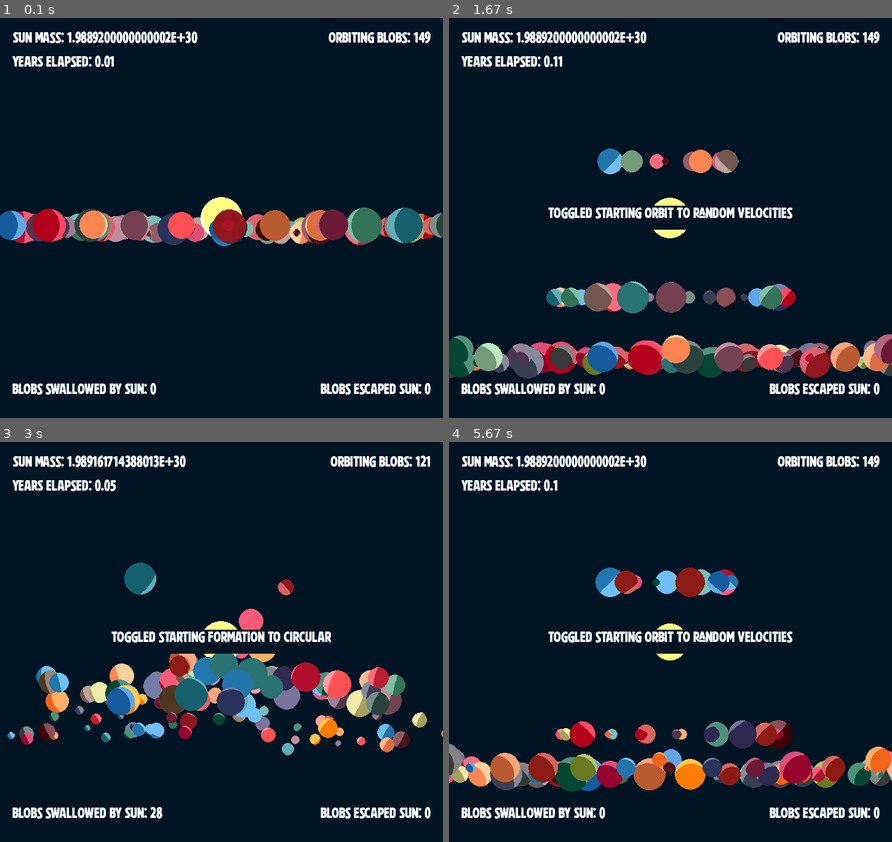
Above: before the commit, frames 1-4 (two rows, left to right).
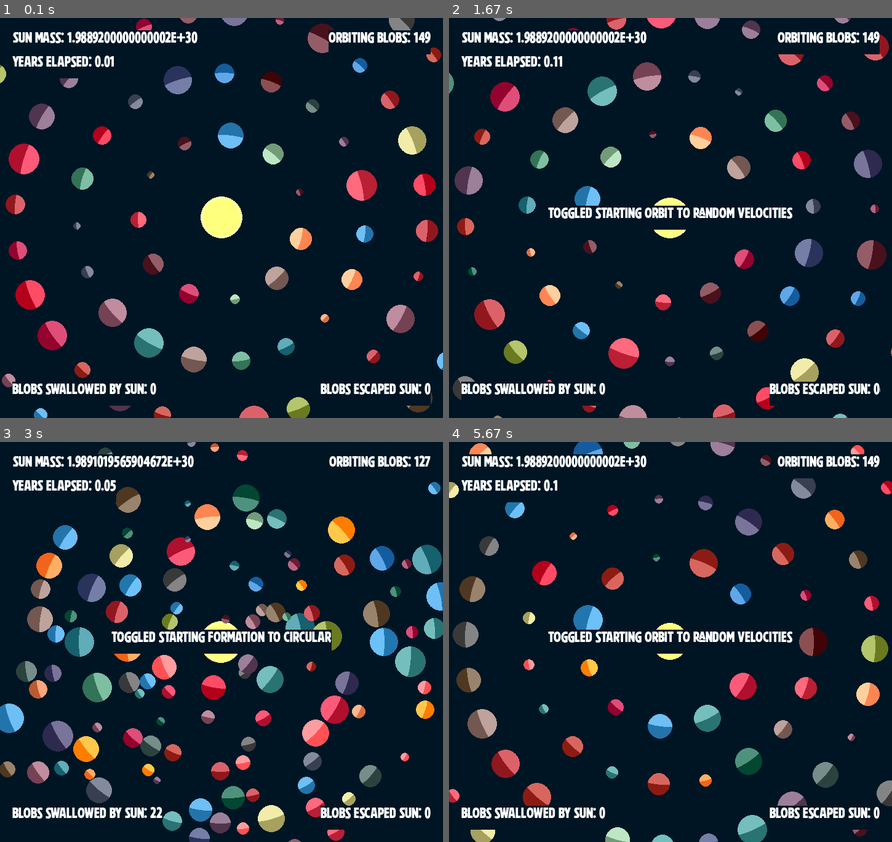
Above: after the commit, the same moments.

Repository: jmottster/newton
Game: pygame game, started from main.py
Same seed, same stepped clock (60 frames per second), same inputs: the game is played once before the commit and once after it.
Inputs:
- Up to frame 1 (0.1 s): no input
- Up to frame 2 (1.67 s): hold D 0.33-0.8 s; hold W 0.83-1.13 s; hold D 1.17-1.63 s
- Up to frame 3 (3 s): hold A 1.67-2.2 s; hold S 2.23-2.53 s; hold A 2.57-2.97 s
- Up to frame 4 (5.67 s): hold W 3-3.37 s; hold D 3.4-4.03 s; hold S 4.07-4.43 s; hold D 4.97-5.43 s; hold W from 5.47 s (still down); tap Space at 5.53 s

The runs differ from the first frame. In frame 1, 16% of the frame differs, in the area x 0-100%, y 0-100%; in frame 2, 19%; in frame 3, 27%; in frame 4, 19%.

Commit message:
moved class FPS to blob_runner, tweaked blob_potter code, added full commenting to massive_blob and blob_surface

Diff:
--- a/newtons_blobs/__init__.py
+++ b/newtons_blobs/__init__.py
@@ -1,7 +1,7 @@
 """
 Newton's Laws, a simulator of physics at the scale of space
 
-The class that runs the application
+Package init file
 
 by Jason Mott, copyright 2024
 """
@@ -16,7 +16,7 @@
 
 
 from .globals import *
-from .resources import resource_path, FPS
+from .resources import resource_path
 from .blob_runner import BlobRunner
 from .blob_plotter import BlobPlotter
 from .massive_blob import MassiveBlob
--- a/newtons_blobs/blob_plotter.py
+++ b/newtons_blobs/blob_plotter.py
@@ -119,9 +119,11 @@
         # Blob placement grid, either square (if SQUARE_BLOB_PLOTTER True) or circular . . .
 
         # Interators for square grid placement
-        y_count = 0
+        y_count = 2
         y_turns = 0
         x_turns = 1
+        x += blob_partition
+        y -= blob_partition
 
         # Interators for circular grid placement, blobs will be placed in ever
         # increasing sized circles around the center blob
@@ -251,7 +253,7 @@
             phi = math.atan2(dy, dx)
 
             # Add some chaos to starting trajectory
-            theta = theta - (math.pi * 0.25)
+            # theta = theta - (math.pi * 0.15)
             # turn 90 degrees from pointing center for begining velocity (orbit)
             phi = phi - (math.pi * 0.5)
 
@@ -266,11 +268,11 @@
                 BlobSurface(radius, COLORS[color], universe),
                 mass,
                 x,
+                y,
                 z,
-                y,
                 velocityx,
+                velocityy,
                 velocityz,
-                velocityy,
             )
             self.blobs[i + 1] = new_blob
 
@@ -339,8 +341,6 @@
                     # These are not used, and probably out of date.
                     # Might just scrap them altogether.
                     # blob1.edge_detection(wrap)
-                    # Turn on floor gravity (experimental)
-                    # blob1.floor_gravity(G)
 
         # Do the center blob by itself because we want all blobs to be under its gravitational pull
         for i in range(1, len(self.blobs)):
--- a/newtons_blobs/blob_runner.py
+++ b/newtons_blobs/blob_runner.py
@@ -8,7 +8,7 @@
 
 import pygame
 
-from .resources import resource_path, FPS
+from .resources import resource_path
 from .blob_plotter import BlobPlotter
 from .globals import *
 
@@ -19,6 +19,27 @@
 __maintainer__ = "Jason Mott"
 __email__ = "github@jasonmott.com"
 __status__ = "In Progress"
+
+
+class FPS:
+    def __init__(self):
+        self.clock = pygame.time.Clock()
+        self.font = pygame.font.Font(resource_path(DISPLAY_FONT), STAT_FONT_SIZE)
+        self.text = self.font.render(
+            f"FPS {round(self.clock.get_fps(), 2)}",
+            True,
+            (255, 255, 255),
+            BACKGROUND_COLOR,
+        )
+
+    def render(self, display, x, y):
+        self.text = self.font.render(
+            f"FPS {round(self.clock.get_fps(), 2)}",
+            True,
+            (255, 255, 255),
+            BACKGROUND_COLOR,
+        )
+        display.blit(self.text, (x, y))
 
 
 class BlobRunner:
--- a/newtons_blobs/blob_surface.py
+++ b/newtons_blobs/blob_surface.py
@@ -1,7 +1,7 @@
 """
 Newton's Laws, a simulator of physics at the scale of space
 
-Class file for building the blob objects for display
+Class for building the blob objects for display
 
 by Jason Mott, copyright 2024
 """
@@ -42,19 +42,22 @@
     as best they can. :)
 
     resize(radius)
-        radius: float the new size
+        radius: float
         Sets a new radius for this blob
-    get_rect()
-        Get the Rect object for this Surface
-    draw(screen, pos=None)
-        Draws this blob to the given screen, with the given posision (or uses posision already set)
+    update_center_blob
+        Sets the x,y,z of the center blob for reference
+    draw(pos=None, lighting=True)
+        Draws this blob to the universe surface, with the given posision (or uses posision already set),
+        send (pos,False) to turn off lighting effects
+    draw_as_center_blob((pos=None,lighting=True)
+        Draw the blob to the universe surface as the center blob (special glowing effect, no light/shade effect)
+        send (pos,False) to turn off glowing effect
 
 
     """
 
     __slots__ = (
         "universe",
-        "LIGHT_RADIUS_MULTI",
         "radius",
         "width_center",
         "height_center",
@@ -63,10 +66,6 @@
         "animation_scale_div",
         "animation_cache_size",
         "animation_radius",
-        "animation_small_radius",
-        "animation_width_center",
-        "animation_height_center",
-        "rect",
         "color",
         "colorkey",
         "light_radius",
@@ -80,16 +79,15 @@
         "shade_index",
         "alpha_image",
         "mask_image",
-        "parent_blob",
     )
 
     center_blob_x = UNIVERSE_SIZE_W / 2
     center_blob_y = UNIVERSE_SIZE_H / 2
     center_blob_z = UNIVERSE_SIZE_D / 2
+    LIGHT_RADIUS_MULTI = 6
 
     def __init__(self, radius, color, universe):
         self.universe = universe
-        self.LIGHT_RADIUS_MULTI = 6
         self.radius = radius
         # Double size of box, because radius can get twice the size
         self.width_center = radius + (radius)
@@ -99,16 +97,7 @@
         self.position = (0, 0, 0)
         self.animation_scale_div = 0.15
         self.animation_cache_size = round(1 / self.animation_scale_div)
-        self.animation_radius = self.radius * self.LIGHT_RADIUS_MULTI
-        self.animation_small_radius = self.animation_radius * (
-            0.1 + self.animation_scale_div
-        )
-        self.animation_width_center = self.width_center * self.LIGHT_RADIUS_MULTI
-        self.animation_height_center = self.height_center * self.LIGHT_RADIUS_MULTI
-        self.rect = pygame.Rect(
-            (self.position[0], self.position[1]),
-            (self.width_center * 2, self.height_center * 2),
-        )
+        self.animation_radius = self.radius * BlobSurface.LIGHT_RADIUS_MULTI
         self.color = color
         self.colorkey = (0, 0, 0)
         self.light_radius = self.animation_radius
@@ -122,36 +111,23 @@
         self.shade_index = self.animation_cache_size
         self.alpha_image = None
         self.mask_image = None
-        self.parent_blob = self.draw_blob()
         self.draw_alpha_image()
         self.draw_mask()
 
     def resize(self, radius):
-        # Self explanotory, I think. A way to resize without having to delete and reinstantiate
+        """Update the radius"""
         self.radius = radius
 
     def update_center_blob(self, x, y, z):
+        """Update the x,y,z of the center blob (the blob all other blobs get lighting from)"""
         BlobSurface.center_blob_x = x
         BlobSurface.center_blob_y = y
         BlobSurface.center_blob_z = z
 
-    def get_rect(self):
-        return self.rect
-
-    def draw_blob(self):
-        # Create the main blob this instance will represent. For now, just drawing to self,
-        # not to any screen. This is created only once per instance no matter how many times
-        # it is drawn. Called in the constructor.
-        self.fill(self.colorkey)
-        pygame.draw.circle(
-            self, self.color, (self.width_center, self.height_center), self.radius
-        )
-        pygame.Surface.set_colorkey(self, self.colorkey)
-
     def draw_alpha_image(self):
-        # Create/draw the prerequisite for the mask. Called from get_lighting_blob()
-        # for each draw, but also in the constructor because it's needed to create the mask.
-        # Created the first time it's called, just a fill and draw every time after.
+        """Create/draw the prerequisite for the mask. Called from get_lighting_blob()
+        for each draw, but also in the constructor because it's needed to create the mask.
+        Created the first time it's called, just a fill and draw every time after."""
 
         if self.alpha_image is None:
             self.alpha_image = self.subsurface(
@@ -162,9 +138,9 @@
         self.alpha_image.fill(self.color)
 
     def draw_mask(self):
-        # Create/draw the mask, which will hide the parts of the overlay that go beyond the boundary
-        # of the main blob. This is called in the constructor and from get_lighting_blob().
-        # Created the first time it's called, just a fill and draw every time after.
+        """Create/draw the mask, which will hide the parts of the overlay that go beyond the boundary
+        of the main blob. This is called in the constructor and from get_lighting_blob().
+        Created the first time it's called, just a fill and draw every time after."""
         if self.mask_image is None:
             self.mask_image = pygame.Surface(self.get_size(), pygame.SRCALPHA)
 
@@ -177,9 +153,11 @@
         )
 
     def draw_light(self):
-        # Create/draw the overlay the will add shine to the blob in the direction of the center blob.
-        # Called in the constructor and from check_animation_radius().
-        # Created the first time it's called, just a fill and draw every time after.
+        """Create/draw the overlay the will add shine to the blob in the direction of the center blob.
+        Called from check_animation_radius().
+        This is an array of cached sizes, selected via the value of self.light_index.
+        Each is created the first time it's called, and just a fill and draw every time after.
+        """
         if self.light_cache[self.light_index] is None:
             width = self.light_radius * 2
             height = self.light_radius * 2
@@ -200,9 +178,11 @@
         self.light_radius = self.light_cache[self.light_index].get_width() / 2
 
     def draw_shade(self):
-        # Create/draw the overlay the will add shade (true color of blob) to the blob in the opposite
-        # direction of the center blob. Called in the constructor and from check_animation_radius().
-        # Created the first time it's called, just a fill and draw every time after.
+        """Create/draw the overlay the will add shade (true color of blob) to the blob in the opposite
+        direction of the center blob. Called from check_animation_radius().
+        This is an array of cached sizes, selected via the value of self.light_index.
+        Each is created the first time it's called, and just a fill and draw every time after.
+        """
         if self.shade_cache[self.shade_index] is None:
             width = self.shade_radius * 2
             height = self.shade_radius * 2
@@ -223,9 +203,9 @@
         self.shade_radius = self.shade_cache[self.shade_index].get_width() / 2
 
     def get_lighting_blob(self):
-        # Create the final package for drawing. This puts all the peices together. Everything
-        # is cached for every call, it just does a fill/draw on all the peices. This is called
-        # by the draw() method.
+        """Create the final package for drawing. This puts all the peices together. Everything
+        is cached for every call, it just does a fill/draw on all the peices. This is called
+        by the draw() method."""
 
         self.draw_alpha_image()
         self.draw_mask()
@@ -258,9 +238,9 @@
         return self.alpha_image
 
     def check_animation_radius(self, z):
-        # This points the lighted up side of the blob toward the center
-        # blob, the shade side opposite of the center blob, and ensures
-        # radius is honering z depth and realistic curvature.
+        """This points the lighted up side of the blob toward the center
+        blob, the shade side opposite of the center blob, and ensures
+        radius is honering z depth and realistic curvature."""
         scale_zone_start = BlobSurface.center_blob_z * 0.95
         scale_zone = scale_zone_start * 0.2
         scale_zone_stop = scale_zone_start - scale_zone
@@ -269,8 +249,6 @@
 
         if z > 0 and z < BlobSurface.center_blob_z * 2:
             diff = BlobSurface.center_blob_z - abs(BlobSurface.center_blob_z - z)
-
-        real_diff = diff
 
         if diff < scale_zone_start:
 
@@ -306,10 +284,10 @@
         self.draw_shade()
 
     def get_lighting_direction(self):
-        # Get the x,y,z coordinates for the center of the overlay. This will point to the
-        # center blob relative to offset of the main blob center in this instance (i.e., if a line were draw between the center of
-        # the main blob and the center of the overlay, the offset would point to the center blob). This is called by the get_lighting_blob()
-        # method.
+        """Get the x,y,z coordinates for the center of the overlay. This will point to the
+        center blob relative to offset of the main blob center in this instance (i.e., if a line were drawn between the center of
+        the main blob and the center of the overlay, the offset would point to the center blob). This is called by the get_lighting_blob()
+        method."""
         x1 = self.position[0]
         y1 = self.position[1]
         z1 = self.position[2]
@@ -334,7 +312,7 @@
         return (lx, ly, sx, sy)
 
     def draw(self, pos=None, lighting=True):
-        # Draw the blob to the screen.
+        """Draw the blob to the universe surface. Send pos,False to turn off lighting effects"""
         if pos is not None:
             self.position = pos
 
@@ -372,6 +350,8 @@
         # )
 
     def draw_as_center_blob(self, pos=None, lighting=True):
+        """Draw the blob to the universe surface as the center blob (special glowing effect, no light/shade effect)
+        pos,False to turn off glowing effect"""
         if pos is not None:
             self.position = pos
 
--- a/newtons_blobs/massive_blob.py
+++ b/newtons_blobs/massive_blob.py
@@ -1,13 +1,12 @@
 """
 Newton's Laws, a simulator of physics at the scale of space
 
-Class file for blobs that will interact with each other (like planets and stars)
+Class file for the physics attributes of blobs that will interact with each other (like planets and stars)
 
 by Jason Mott, copyright 2024
 """
 
-import math, random
-import pygame
+import math
 from .globals import *
 from .blob_surface import BlobSurface
 
@@ -22,18 +21,18 @@
 
 class MassiveBlob:
     """
-    A class used to represent a massive space blob like a planet or a star
+    A class used to represent a massive space blob's physics related attributes
+
+    A massive blob is like a planet or a star
 
     Attributes
     ----------
-    screen : pygame.Surface
-        the main surface everything will be drawn on
+    universe_size : float
+        the size of the universe in pixles (this size is cubed for full environment size)
     name : str
         a string to identify the blob
-    color : tuple
-        a three value tuple for RGB color value of blob
-    radius : int
-        the size of the blob, by radius value
+    blob_surface : BlobSurface
+        the object responsible for drawing blob and maintaining visual attributes
     mass : float
         the mass of the object -- use planet scale kg values (see global min and max values)
     x : int
@@ -51,35 +50,36 @@
 
     Methods
     -------
+
+    grid_key()
+        Returns an x,y,z tuple indicating this blob's position in the proximity grid (not the display screen)
+    draw()
+        Tells the instance to call draw on the BlobSurface instance
     advance()
-        applies velocity to blob, changing its x,y coordinates for next frame draw
+        Applies velocity to blob, changing its x,y coordinates for next frame draw
+        fake_blob_z()
+            Called by advance(), adjusts radius size to fake a near/close 3d effect according the the z position
 
     edge_detection(wrap)
         Checks to see if blob is hitting the edge of the screen, and reverses velocity if so
         or it wraps to other end of screen if wrap==True (wrap currently not working)
 
     collision_detection(blob)
-        Check to see if this blob is coliding with provided blob, and adjusts velocity of each
+        Checks to see if this blob is coliding with provided blob, and adjusts velocity of each
         according to Newton's Laws
 
     gravitational_pull(blob, g)
-        Changes velocity of self in relation to gravitational pull with provided blob
+        Changes velocity of self and provided blob in relation to gravitational pull with each other.
         g is the Gravitational Constant to be applied to equation
     """
 
     __slots__ = (
-        "universe_size",
+        "universe_size_width",
+        "universe_size_height",
         "scaled_universe_width",
         "scaled_universe_height",
-        "scaled_universe_size_squared_x",
-        "scaled_universe_size_squared_y",
-        "scaled_universe_size_half_x",
-        "scaled_universe_size_half_y",
-        "scaled_universe_size_eighth_x",
-        "scaled_universe_size_eighth_y",
-        "GRAVITATIONAL_RANGE",
+        "scaled_universe_size_half_z",
         "name",
-        "color",
         "radius",
         "scaled_radius",
         "mass",
@@ -100,23 +100,19 @@
     center_blob_x = UNIVERSE_SIZE_W / 2
     center_blob_y = UNIVERSE_SIZE_H / 2
     center_blob_z = UNIVERSE_SIZE_D / 2
+    GRAVITATIONAL_RANGE = 0
 
     def __init__(self, universe_size, name, blob_suface, mass, x, y, z, vx, vy, vz):
-        self.universe_size = universe_size
+        self.universe_size_width = universe_size
+        self.universe_size_height = universe_size
         self.scaled_universe_width = universe_size * SCALE_UP
         self.scaled_universe_height = universe_size * SCALE_UP
-
-        self.scaled_universe_size_squared_x = self.scaled_universe_width * 2
-        self.scaled_universe_size_squared_y = self.scaled_universe_height * 2
-        self.scaled_universe_size_half_x = self.scaled_universe_width / 2
-        self.scaled_universe_size_half_y = self.scaled_universe_height / 2
-        self.scaled_universe_size_eighth_x = self.scaled_universe_width / 8
-        self.scaled_universe_size_eighth_y = self.scaled_universe_height / 8
-        self.GRAVITATIONAL_RANGE = self.scaled_universe_size_eighth_y * 6
+        self.scaled_universe_size_half_z = self.scaled_universe_height / 2
+        if MassiveBlob.GRAVITATIONAL_RANGE == 0:
+            MassiveBlob.GRAVITATIONAL_RANGE = (self.scaled_universe_height / 8) * 6
 
         self.name = name
         self.blob_suface = blob_suface
-        self.color = blob_suface.color
         self.radius = blob_suface.radius
         self.scaled_radius = self.radius * SCALE_UP
         self.mass = mass
@@ -138,6 +134,7 @@
         self.fake_blob_z()
 
     def grid_key(self):
+        """Returns an x,y,z tuple indicating this blob's position in the proximity grid (not the display screen)"""
         x = int((self.x * SCALE_DOWN) / GRID_CELL_SIZE)
         y = int((self.y * SCALE_DOWN) / GRID_CELL_SIZE)
         z = int((self.z * SCALE_DOWN) / GRID_CELL_SIZE)
@@ -164,6 +161,7 @@
         )
 
     def draw(self):
+        """Tells the instance to call draw on the BlobSurface instance"""
         x = self.x * SCALE_DOWN
         y = self.y * SCALE_DOWN
         z = self.z * SCALE_DOWN
@@ -180,16 +178,19 @@
             )
 
     def fake_blob_z(self):
-        # alters viewed radius to show perspective (closer=bigger/further=smaller)
-        diff = self.scaled_universe_size_half_y - self.z
+        """Called by advance(), adjusts radius size to to show perspective
+        (closer=bigger/further=smaller), a 3d effect according the the z position"""
+        diff = self.scaled_universe_size_half_z - self.z
 
         self.scaled_radius = self.orig_radius[0] + (
-            self.orig_radius[1] * (diff / self.scaled_universe_size_half_y)
+            self.orig_radius[1] * (diff / self.scaled_universe_size_half_z)
         )
         self.radius = round(self.scaled_radius * SCALE_DOWN)
         self.blob_suface.resize(self.radius)
 
     def advance(self):
+        """Applies velocity to blob, changing its x,y coordinates for next frame draw"""
+
         # Advace x by velocity (one frame, with TIMESTEP elapsed time)
         self.x += self.vx * TIMESCALE
 
@@ -202,6 +203,8 @@
         self.fake_blob_z()
 
     def edge_detection(self, wrap):
+        """Checks to see if blob is hitting the edge of the screen, and reverses velocity if so
+        or it wraps to other end of screen if wrap==True (wrap currently not working)"""
         if wrap:
             # TODO fix wraping for scale
             # Move real x to other side of screen if it's gone off the edge
@@ -218,8 +221,8 @@
 
         else:
             zero = 0
-            universe_size_w = self.universe_size
-            universe_size_h = self.universe_size
+            universe_size_w = self.universe_size_width
+            universe_size_h = self.universe_size_height
             scaled_universe_size_w = self.scaled_universe_width
             scaled_universe_size_h = self.scaled_universe_height
 
@@ -261,6 +264,8 @@
                 self.vz = self.vz * 0.995
 
     def collision_detection(self, blob):
+        """Checks to see if this blob is coliding with provided blob, and adjusts velocity of each
+        according to Newton's Laws"""
         dd = self.orig_radius[0] + blob.orig_radius[0]
         if abs(blob.x - self.x) > dd:
             return
@@ -328,17 +333,16 @@
                     smaller_blob.swallowed = True
 
     def gravitational_pull(self, blob, g):
-        # Get distance between blobs, and cross over distance
-        # where gravity stops (to keep blobs from gluing to each other)
+        """Changes velocity of self and provided blob in relation to gravitational pull with each other.
+        g is the Gravitational Constant to be applied to equation"""
+
         dx = blob.x - self.x
         dy = blob.y - self.y
         dz = blob.z - self.z
         dd = (self.orig_radius[0] * 0.90) + blob.orig_radius[0]
         d = math.sqrt((dx**2) + (dy**2) + (dz**2))
 
-        # if two blobs are within gravitational range of each other,
-        # and not overlapping too much
-        if d < self.GRAVITATIONAL_RANGE and d > 0:
+        if d < MassiveBlob.GRAVITATIONAL_RANGE and d > 0:
             F = g * self.mass * blob.mass / d**2
 
             theta = math.acos(dz / d)
@@ -356,23 +360,7 @@
             blob.vy -= fdy / blob.mass * TIMESCALE
             blob.vz -= fdz / blob.mass * TIMESCALE
 
-        elif d > self.GRAVITATIONAL_RANGE and self.name == CENTER_BLOB_NAME:
+        elif d > MassiveBlob.GRAVITATIONAL_RANGE and self.name == CENTER_BLOB_NAME:
             # If out of Sun's gravitational range, kill it
             blob.dead = True
             blob.escaped = True
-
-    def floor_gravity(self, g):
-        other_mass = FLOOR_MASS
-
-        # Get distance between blobs, and cross over distance
-        # where gravity stops (to keep blobs from gluing to each other)
-        # dx = self.scaled_screen_size_half_x - self.x
-        dy = self.scaled_universe_size_half_y - self.y
-        # dz = self.scaled_screen_size_half_y - self.z
-        d = dy
-
-        # if two blobs are within gravitational range of each other,
-        # and not overlapping too much
-        if d > self.orig_radius[0]:
-            F = g * self.mass * other_mass / d**2
-            self.vy += F / self.mass * TIMESCALE
--- a/newtons_blobs/resources.py
+++ b/newtons_blobs/resources.py
@@ -8,7 +8,6 @@
 
 import sys
 from os import path
-import pygame
 from .globals import *
 
 __author__ = "Jason Mott"
@@ -29,24 +28,3 @@
         base_path = path.abspath(".")
 
     return path.join(base_path, relative_path)
-
-
-class FPS:
-    def __init__(self):
-        self.clock = pygame.time.Clock()
-        self.font = pygame.font.Font(resource_path(DISPLAY_FONT), STAT_FONT_SIZE)
-        self.text = self.font.render(
-            f"FPS {round(self.clock.get_fps(), 2)}",
-            True,
-            (255, 255, 255),
-            BACKGROUND_COLOR,
-        )
-
-    def render(self, display, x, y):
-        self.text = self.font.render(
-            f"FPS {round(self.clock.get_fps(), 2)}",
-            True,
-            (255, 255, 255),
-            BACKGROUND_COLOR,
-        )
-        display.blit(self.text, (x, y))
